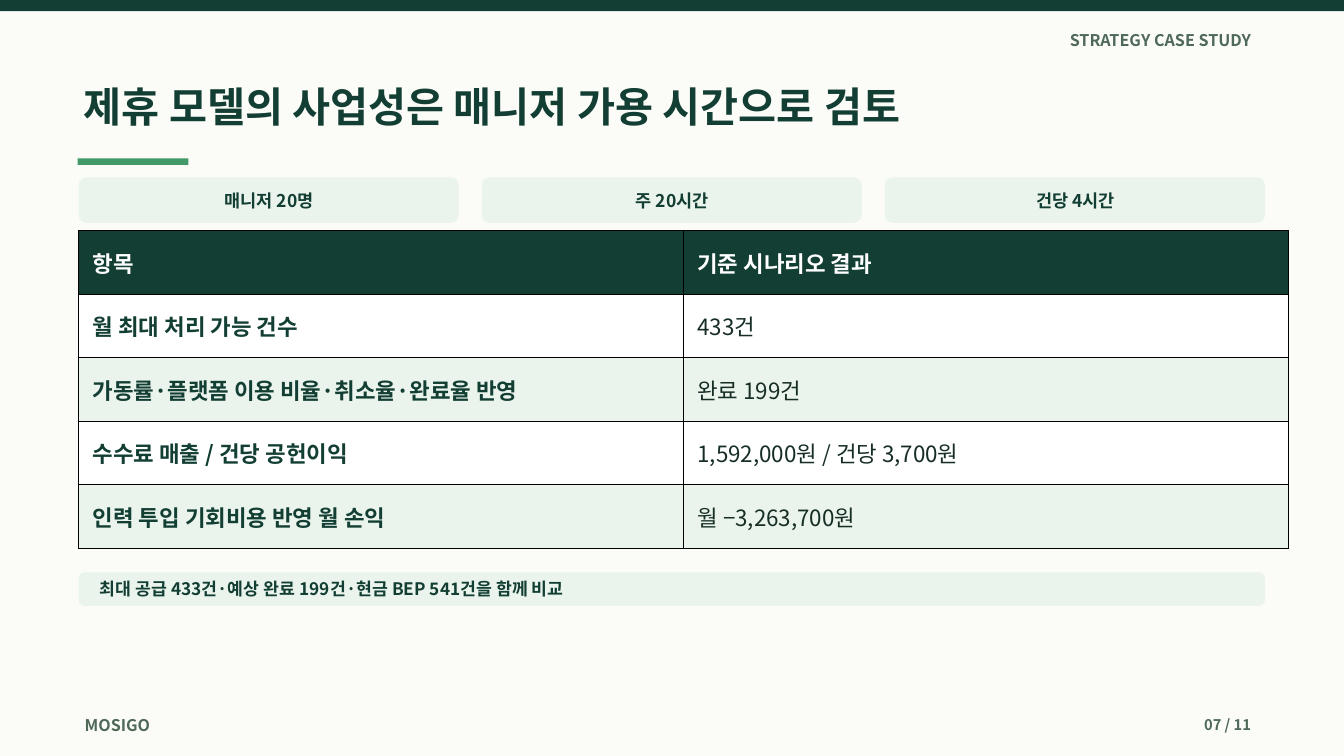
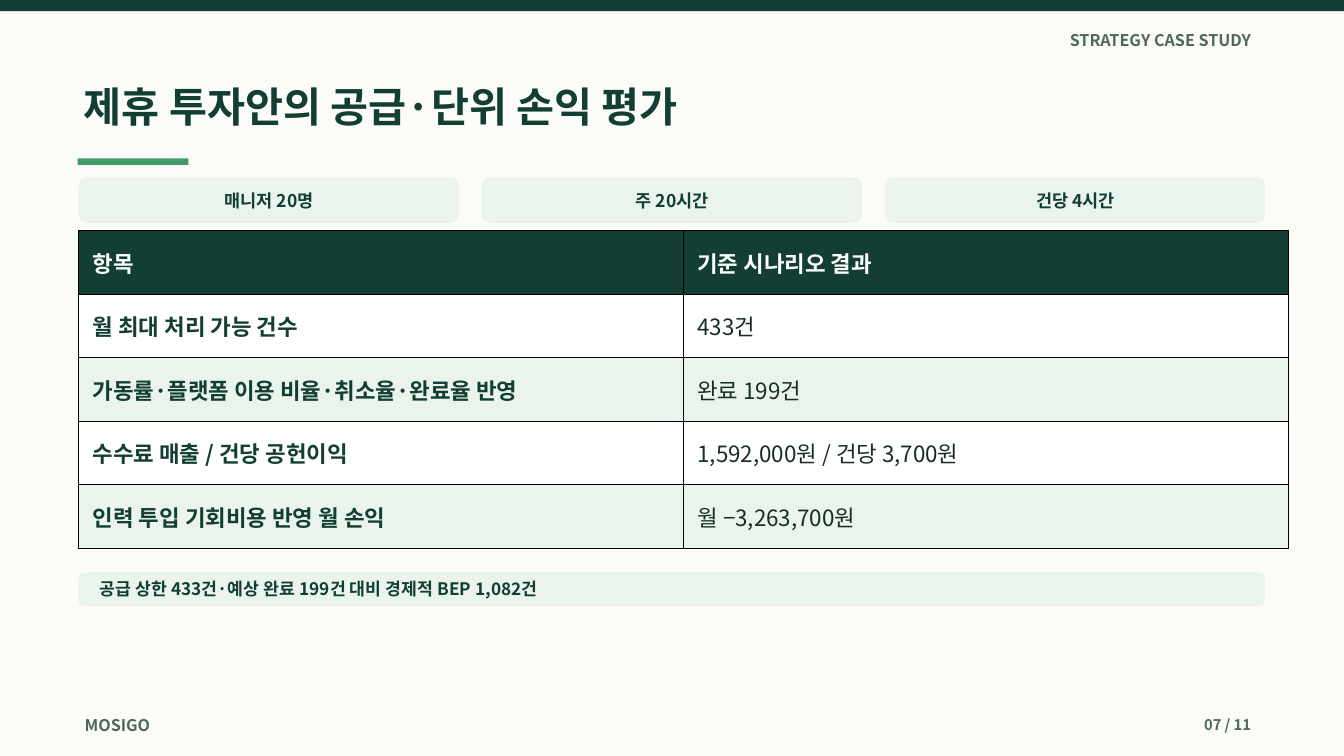
Before and after one commit to dohyunkimmm/mosigo-case-study, a slide deck: slide 7 of downloads/mosigo_report.pptx. Drawn at 1344x756 pixels with LibreOffice and Linux fonts; fonts in the diff are those of the drawing. Boxes give left, top, right and bottom in pixels: in the first picture for what was removed or moved away, otherwise in the second. Text is boxed around its words. In the diff, an @@ line names an element or a change of style, - is before the commit and + after.

```diff
--- a/downloads/mosigo_report.pptx
+++ b/downloads/mosigo_report.pptx
@@ text at [84,87,678,126]: text changed @@
-제휴 모델의 사업성은 매니저 가용 시간으로 검토
+제휴 투자안의 공급·단위 손익 평가
@@ text at [100,580,537,599]: text changed @@
-최대 공급 433건·예상 완료 199건·현금 BEP 541건을 함께 비교
+공급 상한 433건·예상 완료 199건 대비 경제적 BEP 1,082건
```
Also in this commit, not shown: 7 other slides changed, 17 other files.
